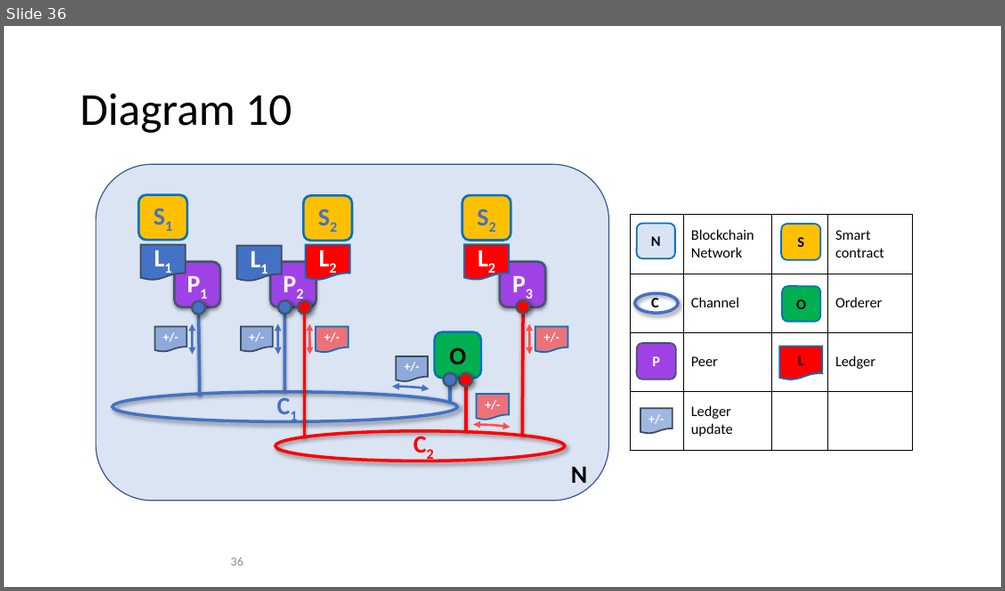
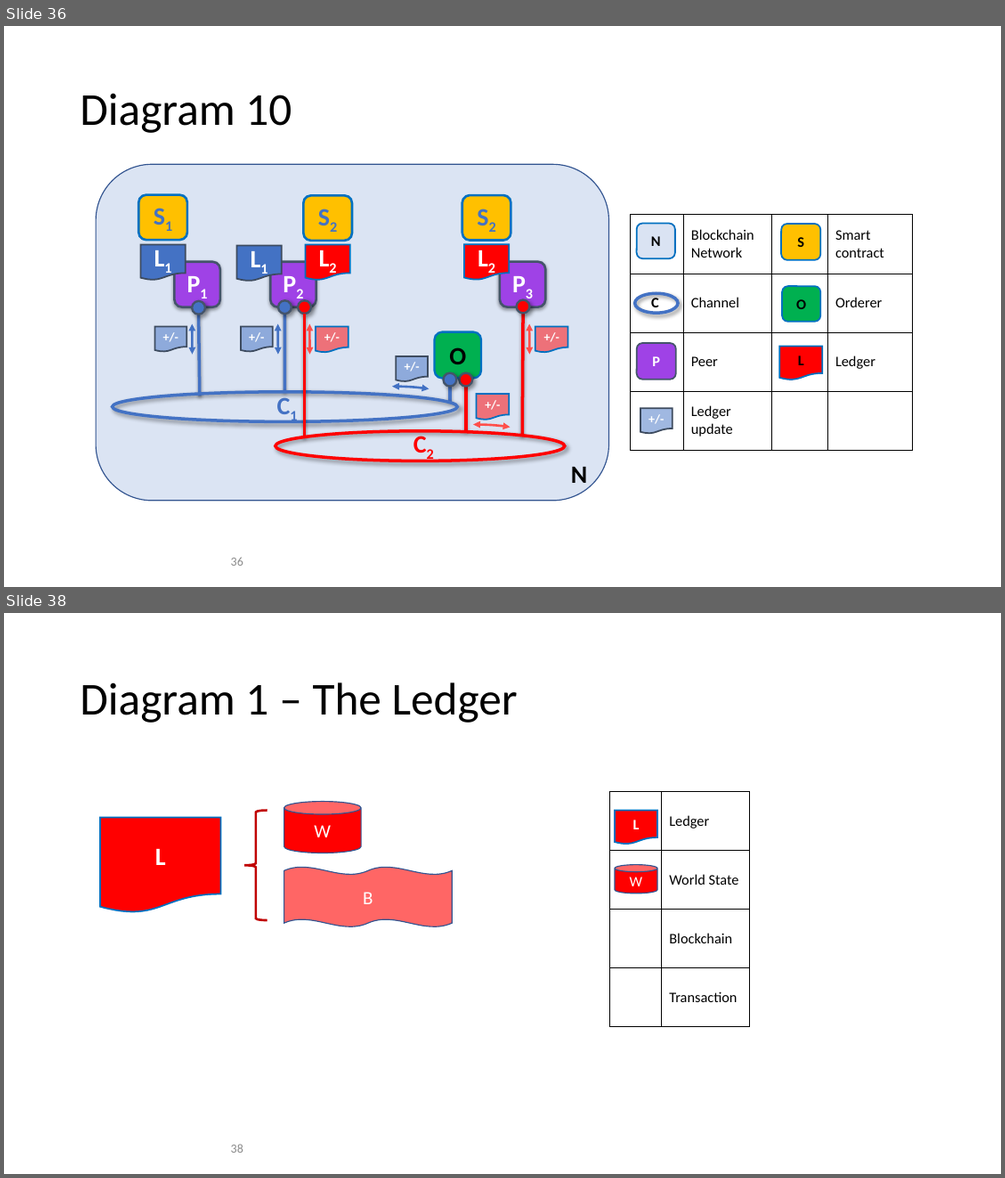
Before and after one commit to FabricTOC/FabricTOC, a slide deck: docs/OtherSourceMaterial/Diagrams.pptx. Shown one above the other, each under a label of ours: slide 36 before the commit, slides 36 and 38 after it; the slides between them are not shown. The pictures are 1005x591 and 1005x1178 pixels, drawn with LibreOffice and Linux fonts; fonts in the diff are those of the drawing. Boxes give left, top, right and bottom in pixels: in the first picture for what was removed or moved away, otherwise in the second. Text is boxed around its words. In the diff, an @@ line names an element or a change of style, - is before the commit and + after.

```diff
--- a/docs/OtherSourceMaterial/Diagrams.pptx
+++ b/docs/OtherSourceMaterial/Diagrams.pptx
@@ slide 38 added at (4, 613, 1001, 1174), background #FFFFFF @@
@@ title added at (80, 682, 518, 722), 44 pt, text #000000 @@
+Diagram 1 – The Ledger
@@ table added at (610, 792, 750, 1027), 4 rows, 2 columns @@
+ | Ledger
+ | World State
+ | Blockchain
+ | Transaction
@@ flow chart document added at (100, 817, 221, 913), fill #FF0000, outline #0070C0 1.5 pt, 24 pt, text #FFFFFF, bold @@
+L
@@ left brace added at (245, 811, 267, 920), outline #C00000 2.25 pt @@
@@ cylinder added at (284, 802, 362, 853), fill #FF0000, outline #325491 1 pt, 18 pt, text #FFFFFF @@
+W
@@ flow chart document added at (615, 811, 657, 844), fill #FF0000, outline #0070C0 1.5 pt, 14 pt, text #FFFFFF, bold @@
+L
@@ double wave added at (284, 868, 453, 927), fill #FF6665, outline #325491 1 pt, 18 pt, text #FFFFFF @@
+B
@@ cylinder added at (615, 864, 657, 892), fill #FF0000, outline #325491 1 pt, 14 pt, text #FFFFFF @@
+W
@@ page number added at (231, 1143, 243, 1152), 12 pt, text #8C8C8C @@
+38
```
Also in this commit, not shown: 1 slide changed, 6 other slides added, 3 other files.
